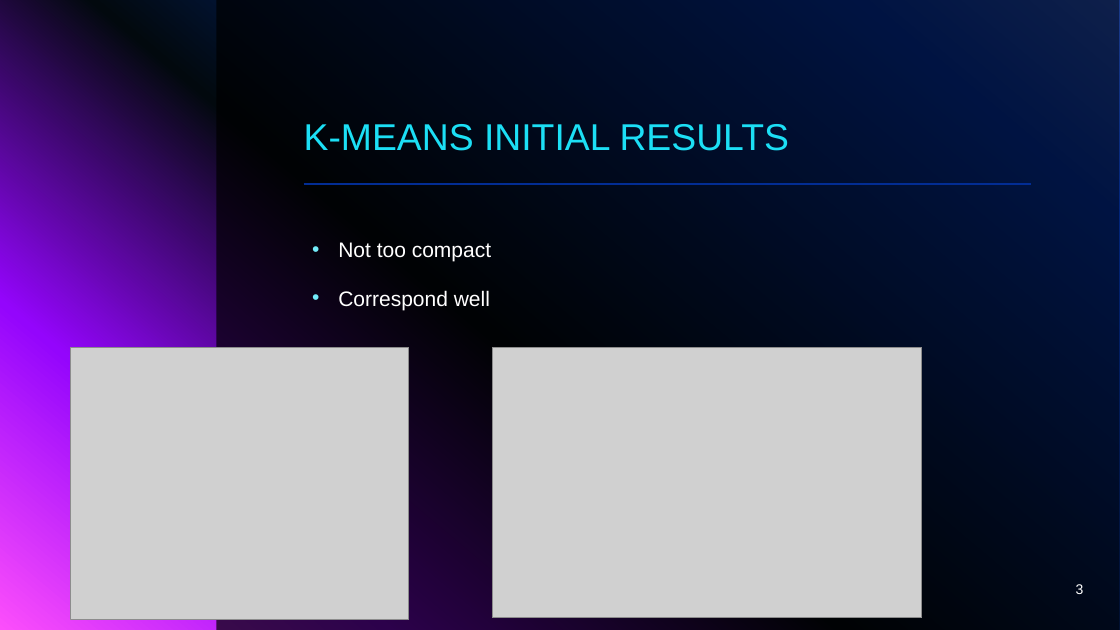
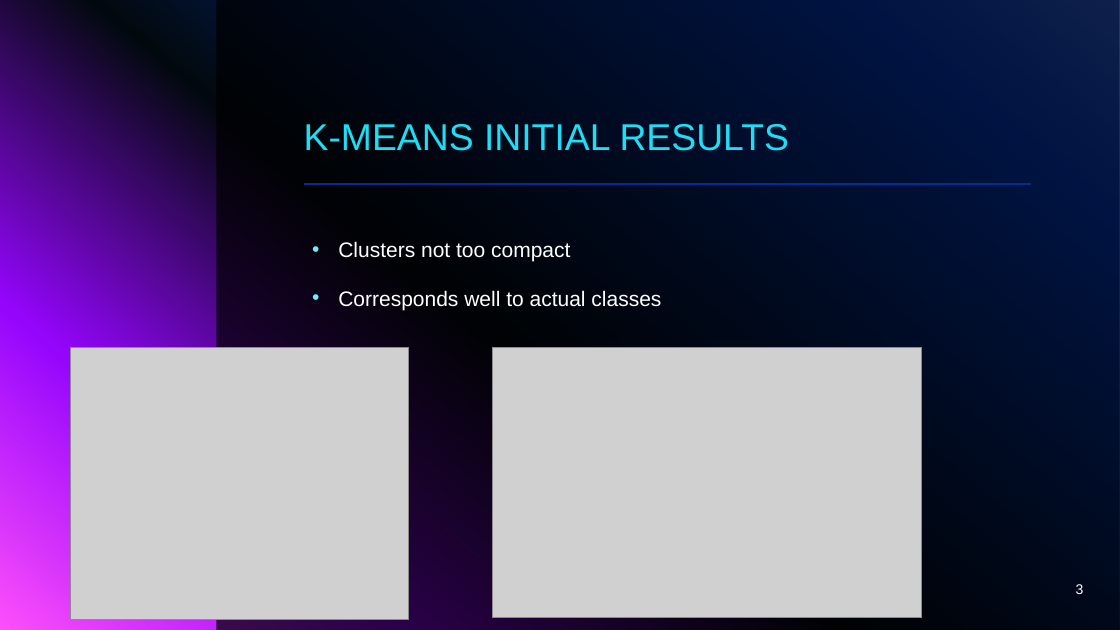
Before and after one commit to SavvolPython/ML_Assignment_2, a slide deck: slide 3 of Assignent2presentation.pptx. Drawn at 1120x630 pixels with LibreOffice and Linux fonts; fonts in the diff are those of the drawing; grey boxes stand for pictures; background and template pictures are left out. Boxes give left, top, right and bottom in pixels: in the first picture for what was removed or moved away, otherwise in the second. Text is boxed around its words. In the diff, an @@ line names an element or a change of style, - is before the commit and + after.

Commit message:
Fixes (typos), added means to presentation

```diff
--- a/Assignent2presentation.pptx
+++ b/Assignent2presentation.pptx
@@ text at box(338, 241, 661, 310): text changed @@
-• Not too compact
-• Correspond well
+• Clusters not too compact
+• Corresponds well to actual classes
```
Also in this commit, not shown: 1 other slide changed, 2 other files.
